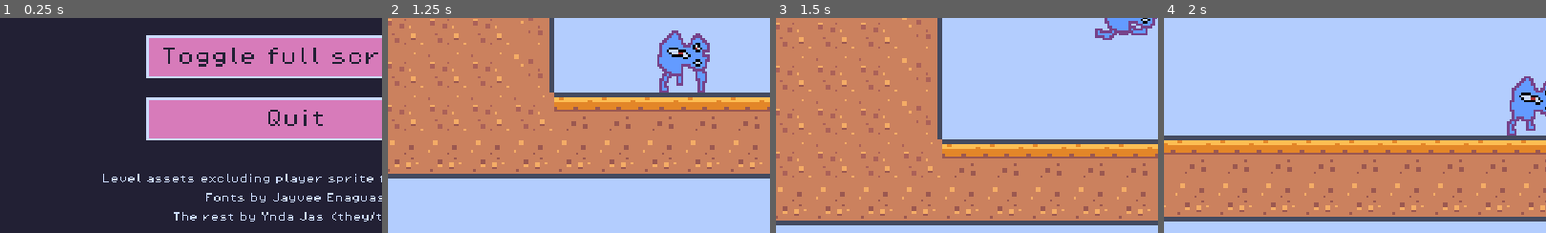
Above: before the commit, frames 1-4 (left to right).
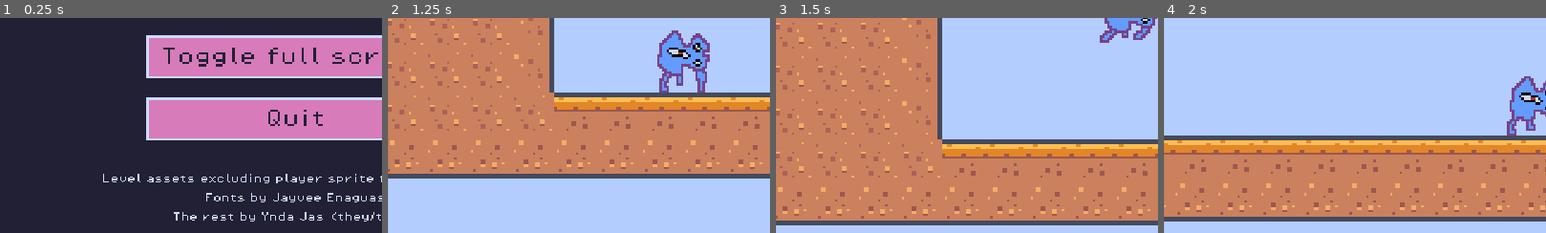
Above: after the commit, the same moments.

Repository: yndajas/ludum-dare-54
Game: Godot game, scene res://scenes/main_menu.tscn
Same seed, same stepped clock (60 frames per second), same inputs: the game is played once before the commit and once after it. Sound files missing from this copy of the repository are replaced by a short silence.
Inputs (mouse positions are % of the whole screen's width and height, from its top left):
- Up to frame 1 (0.25 s): no input
- Up to frame 2 (1.25 s): click "Start game" at 0.5 s
- Up to frame 3 (1.5 s): move the mouse to (72, 45) at 1.27 s; hold Right (move_right) from 1.28 s (still down); tap Space (jump) at 1.35 s
- Up to frame 4 (2 s): keep holding Right (move_right); tap Space (jump) at 1.52, 1.82 s
The pictures show only the part of the screen within x 11-61%, y 42-92%; the shares and areas given below are measured in that part.

Frames 1-2 are identical in both runs. In frame 3, 0.4% of the frame differs, in the area x 83-98%, y 3-12%; in frame 4, nothing differs.

Commit message:
Transition between two jump animations
When leaving the floor, trigger `jump_start` animation. When off the
floor for more than 10 frames, trigger `jump_middle` animation

Diff:
--- a/scenes/level_1.tscn
+++ b/scenes/level_1.tscn
@@ -457,7 +457,7 @@
 "texture": SubResource("AtlasTexture_1e6f8")
 }],
 "loop": true,
-"name": &"jump_start_end",
+"name": &"jump_start",
 "speed": 5.0
 }, {
 "frames": [{
--- a/scripts/player.gd
+++ b/scripts/player.gd
@@ -11,6 +11,7 @@
 var direction: float = 0.0
 var goal_reached: bool = false
 var gravity: int = ProjectSettings.get_setting("physics/2d/default_gravity")
+var frames_not_on_floor: int = 0
 
 func _physics_process(delta: float) -> void:
 	direction = Input.get_axis("move_left", "move_right")
@@ -19,10 +20,14 @@
 	set_orientation()
 	set_movement(delta)
 	move_and_slide()
+	update_frames_on_floor()
 
 func set_animation() -> void:
 	if not is_on_floor():
-		sprite.play("jump_middle")
+		if frames_not_on_floor <=10:
+			sprite.play("jump_start")
+		else:
+			sprite.play("jump_middle")
 	elif direction && !goal_reached:
 		sprite.play("run")
 	else:
@@ -51,3 +56,9 @@
 func play_jump_sfx() -> void:
 	jump_sfx_player.stream = jump_sounds.pick_random()
 	jump_sfx_player.play()
+
+func update_frames_on_floor() -> void:
+	if is_on_floor():
+		frames_not_on_floor = 0
+	else:
+		frames_not_on_floor += 1
Not shown, changed: todo.md
